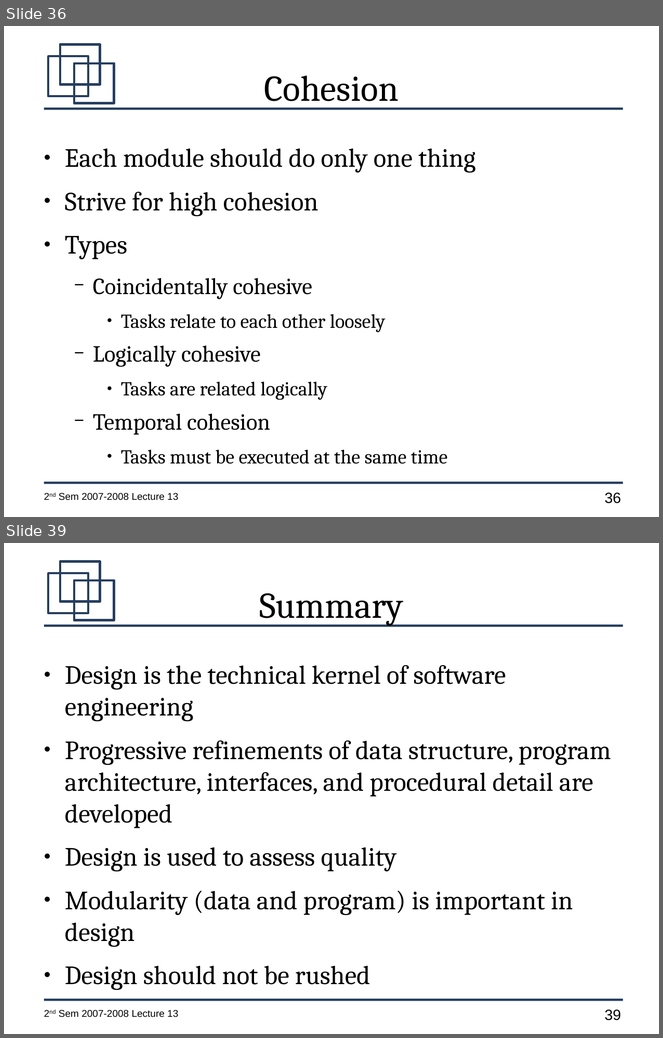
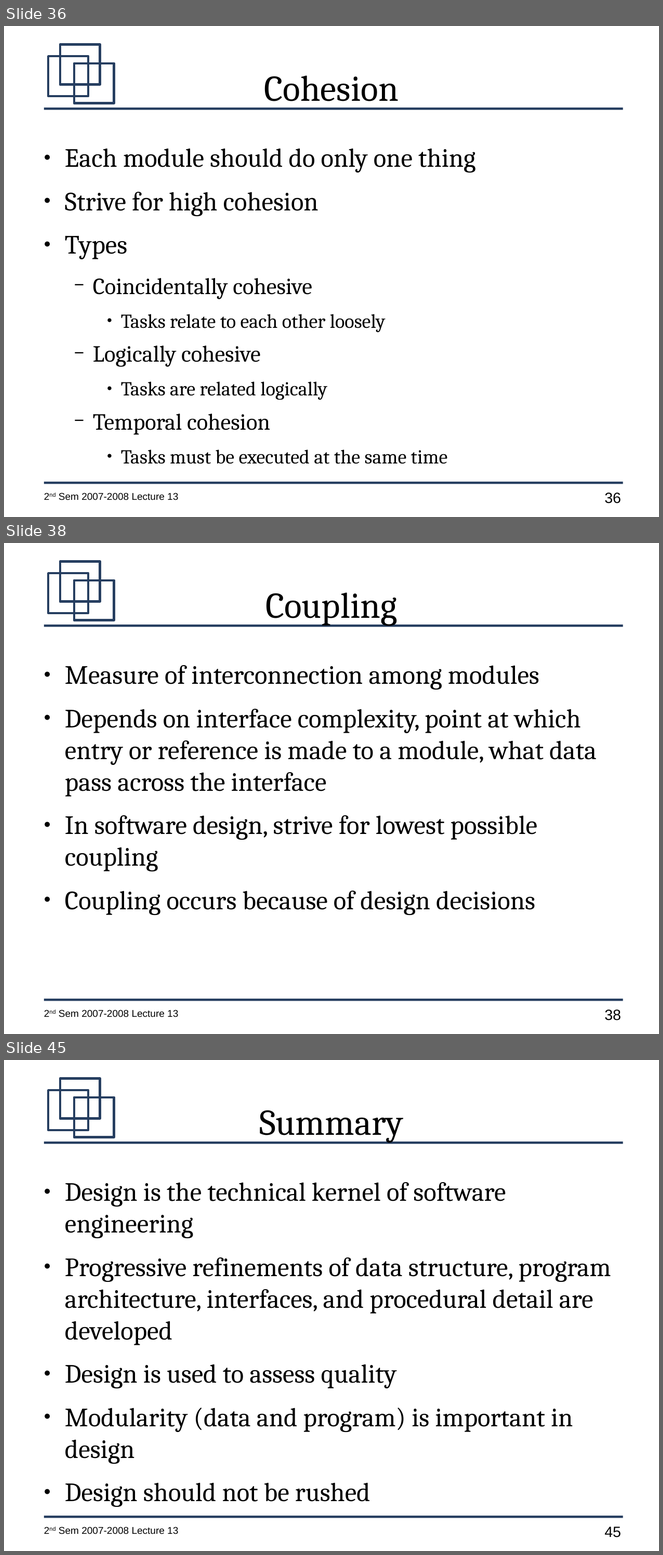
Before and after one commit to jachermocilla/jach-homepage, a slide deck: CMSC128-2nd-Sem-2007-L13.odp. Shown one above the other, each under a label of ours: slides 36 and 39 before the commit, slides 36, 38 and 45 after it; the slides between them are not shown. The pictures are 663x1038 and 663x1555 pixels, drawn with LibreOffice and Linux fonts; fonts in the diff are those of the drawing. Boxes give left, top, right and bottom in pixels: in the first picture for what was removed or moved away, otherwise in the second. Text is boxed around its words. In the diff, an @@ line names an element or a change of style, - is before the commit and + after.

```diff
--- a/CMSC128-2nd-Sem-2007-L13.odp
+++ b/CMSC128-2nd-Sem-2007-L13.odp
@@ slide 38 added at box(4, 543, 659, 1034), background #FFFFFF; not listed: 7 template elements that a slide beside it also shows @@
@@ title added at box(266, 592, 398, 626), 44 pt, text #000000 @@
+Coupling
@@ text added at box(65, 665, 597, 915), 32 pt, text #000000 @@
+● Measure of interconnection among modules
+● Depends on interface complexity, point at which entry or reference is made to a module, what data pass across the interface
+● In software design, strive for lowest possible coupling
+● Coupling occurs because of design decisions
@@ what was slide 39 is now slide 45 @@
@@ page number at box(605, 1527, 621, 1538): text changed @@
-39
+45
```
Also in this commit, not shown: 1 slide changed, 6 other slides added, 1 slide removed.
